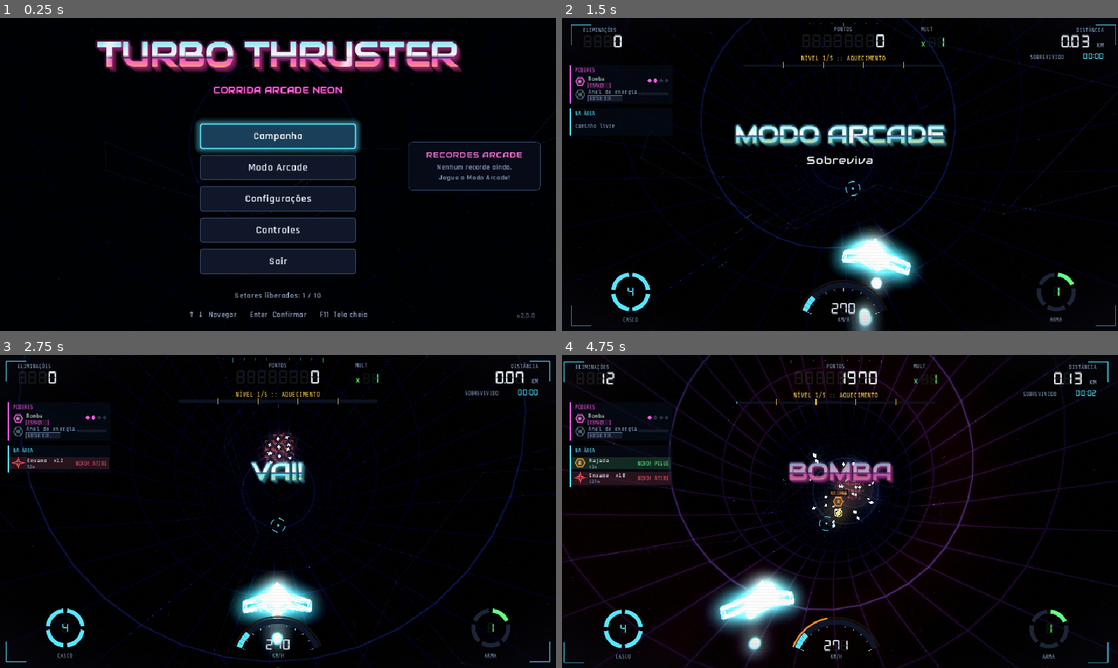
Above: before the commit, frames 1-4 (two rows, left to right).
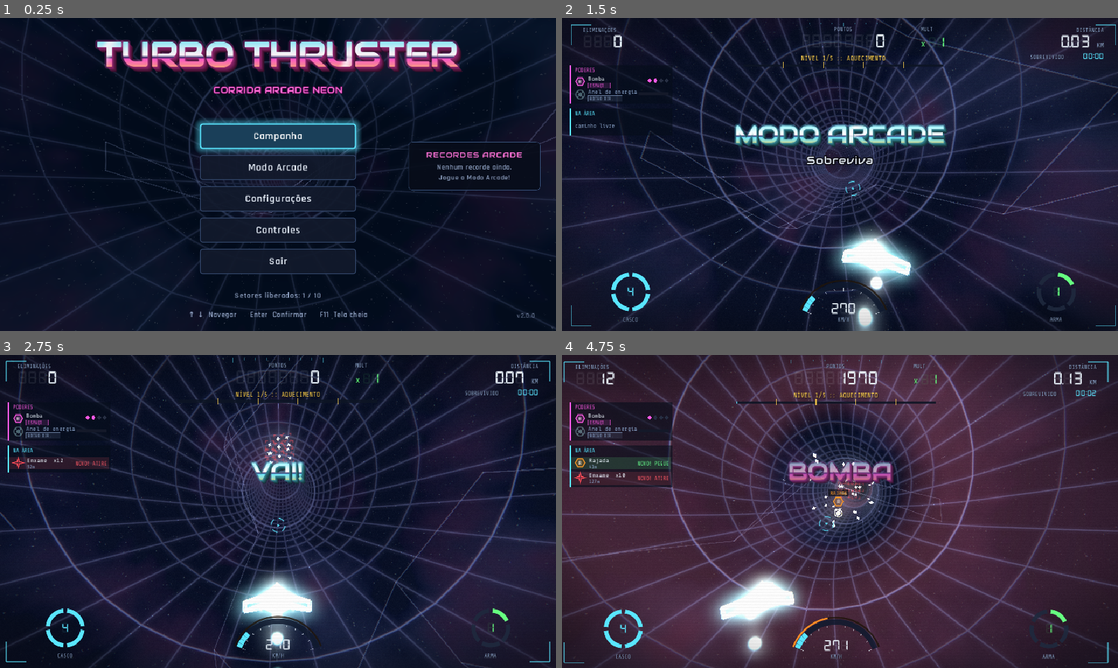
Above: after the commit, the same moments.

Repository: matthfaria96/turbo-thruster
Game: Godot game, scene res://main.tscn
Same seed, same stepped clock (60 frames per second), same inputs: the game is played once before the commit and once after it.
Inputs (mouse positions are in pixels of both pictures, inside the frame that each line leads up to):
- Up to frame 1 (0.25 s): no input
- Up to frame 2 (1.5 s): click "Modo Arcade" at 0.5 s; tap Enter (ui_accept) at 1.25 s; move the mouse to (962, 158) at 1.27 s; hold D (move_right) from 1.28 s (still down); hold Shift (charge) from 1.28 s (still down); click (962, 158) at 1.42 s
- Up to frame 3 (2.75 s): tap Enter (ui_accept) at 1.52, 2.27 s; move the mouse to (166, 527) at 2.02 s; release D (move_right) at 2.03 s; release Shift (charge) at 2.03 s; hold Down (ui_down) from 2.03 s (still down); tap J (fire) at 2.1 s
- Up to frame 4 (4.75 s): move the mouse to (895, 442) at 2.77 s; release Down (ui_down) at 2.78 s; hold D (move_right) 2.78-3.53 s; hold Q (nitro) 2.78-3.53 s; move the mouse to (812, 574) at 3.52 s; hold Up (ui_up) 3.53-4.28 s; tap Space (special) at 3.6 s; click (812, 574) at 3.67 s; tap Enter (ui_accept) at 3.77, 4.52 s; move the mouse to (1006, 558) at 4.27 s; hold A (move_left) from 4.28 s (still down); tap K at 4.35 s

The runs differ from the first frame. In frame 1, 76% of the frame differs, in the area x 0-100%, y 0-100%; in frame 2, 90%; in frame 3, 90%; in frame 4, 91%.

Commit message:
fix(web): restore dim neon colours in the Compatibility renderer
The Compatibility renderer used by the web build showed 3D colours as if
decoded from sRGB one extra time, so the tunnel, the nebula sky and other dim
neon went black. Every 3D shader now encodes its output once more there
(compat.gdshaderinc); the Mobile renderer is untouched. The web build also
renders at CSS resolution instead of HiDPI to keep the frame rate up.

Co-Authored-By: Claude Opus 5.5 <noreply@anthropic.com>

Diff:
--- a/project.godot
+++ b/project.godot
@@ -23,6 +23,7 @@
 window/stretch/mode="canvas_items"
 window/stretch/aspect="expand"
 window/vsync/vsync_mode=1
+window/dpi/allow_hidpi.web=false
 
 [rendering]
 
--- a/src/shaders/glow.gdshader
+++ b/src/shaders/glow.gdshader
@@ -1,6 +1,8 @@
 // Solid neon body: unshaded, rim-lit, HDR so the glow pass picks it up.
 shader_type spatial;
 render_mode unshaded, cull_back;
+
+#include "res://src/shaders/compat.gdshaderinc"
 
 uniform vec3 color : source_color = vec3(1.0);
 uniform float energy = 1.5;
@@ -11,4 +13,5 @@
 	float rim = 1.0 - clamp(dot(NORMAL, VIEW), 0.0, 1.0);
 	vec3 c = color * energy * (0.55 + 1.2 * rim * rim);
 	ALBEDO = mix(c, c * 1.5 + vec3(0.5), hit) * fade;
+	ALBEDO = compat_color(ALBEDO);
 }
--- a/src/shaders/neon_edge.gdshader
+++ b/src/shaders/neon_edge.gdshader
@@ -2,6 +2,8 @@
 // space. CUSTOM0.xyz holds the other endpoint, UV.x the side (-1/+1).
 shader_type spatial;
 render_mode unshaded, blend_add, depth_draw_never, cull_disabled, skip_vertex_transform;
+
+#include "res://src/shaders/compat.gdshaderinc"
 
 uniform vec3 color : source_color = vec3(1.0);
 uniform float energy = 2.4;
@@ -29,4 +31,5 @@
 	float core = smoothstep(0.0, 0.6, edge);
 	vec3 c = mix(color, vec3(1.0), 0.12 * core + hit * 0.35);
 	ALBEDO = c * energy * (0.35 + core) * (1.0 + pulse * 0.3) * fade * near_fade;
+	ALBEDO = compat_color(ALBEDO);
 }
--- a/src/shaders/neon_fill.gdshader
+++ b/src/shaders/neon_fill.gdshader
@@ -1,6 +1,8 @@
 // Translucent glassy face fill behind the neon edges.
 shader_type spatial;
 render_mode unshaded, blend_add, depth_draw_never, cull_disabled;
+
+#include "res://src/shaders/compat.gdshaderinc"
 
 uniform vec3 color : source_color = vec3(1.0);
 uniform float strength = 0.22;
@@ -13,4 +15,5 @@
 	float facing = abs(dot(NORMAL, VIEW));
 	float glass = mix(0.55, 1.0, 1.0 - facing);
 	ALBEDO = (color * strength * glass * (1.0 + pulse + hit * 2.0)) * fade;
+	ALBEDO = compat_color(ALBEDO);
 }
--- a/src/shaders/particle.gdshader
+++ b/src/shaders/particle.gdshader
@@ -1,6 +1,8 @@
 // Soft additive billboard used by particles, bullets and sparks.
 shader_type spatial;
 render_mode unshaded, blend_add, depth_draw_never, cull_disabled;
+
+#include "res://src/shaders/compat.gdshaderinc"
 
 uniform float energy = 2.5;
 uniform float core = 0.0;
@@ -25,4 +27,5 @@
 	vec3 c = mix(COLOR.rgb * tint.rgb, vec3(1.0), core * smoothstep(0.45, 0.8, d));
 	ALBEDO = c * energy * a;
 	ALPHA = COLOR.a * tint.a * a;
+	ALBEDO = compat_color(ALBEDO);
 }
--- a/src/shaders/sky.gdshader
+++ b/src/shaders/sky.gdshader
@@ -1,5 +1,7 @@
 // Deep-space nebula behind the translucent tunnel. Kept dim.
 shader_type sky;
+
+#include "res://src/shaders/compat.gdshaderinc"
 
 uniform vec3 color_a : source_color = vec3(0.05, 0.12, 0.25);
 uniform vec3 color_b : source_color = vec3(0.18, 0.05, 0.22);
@@ -37,4 +39,5 @@
 	vec3 neb = mix(color_a, color_b, smoothstep(0.35, 0.75, m)) * smoothstep(0.4, 0.85, n) * 0.9;
 	float stars = pow(hash(floor(d * 300.0)), 400.0) * 1.2;
 	COLOR = (neb + vec3(stars) * 0.6) * intensity;
+	COLOR = compat_color(COLOR);
 }
--- a/src/shaders/streak.gdshader
+++ b/src/shaders/streak.gdshader
@@ -2,6 +2,8 @@
 // X axis length = width. Always faces the camera around its own axis.
 shader_type spatial;
 render_mode unshaded, blend_add, depth_draw_never, cull_disabled, skip_vertex_transform;
+
+#include "res://src/shaders/compat.gdshaderinc"
 
 uniform float energy = 3.0;
 uniform float core = 0.6;
@@ -28,4 +30,5 @@
 	ALBEDO = c * energy * a;
 	ALBEDO *= near_fade;
 	ALPHA = COLOR.a * a * near_fade;
+	ALBEDO = compat_color(ALBEDO);
 }
--- a/src/shaders/tunnel.gdshader
+++ b/src/shaders/tunnel.gdshader
@@ -4,6 +4,8 @@
 // the ship speeds up. Base brightness stays below the glow threshold.
 shader_type spatial;
 render_mode unshaded, cull_disabled, blend_mix, depth_draw_never;
+
+#include "res://src/shaders/compat.gdshaderinc"
 
 uniform vec3 tint : source_color = vec3(0.3, 0.5, 1.0);
 uniform float brightness = 1.0;
@@ -58,4 +60,5 @@
 	vec3 panel = tint * 0.035 + vec3(0.0, 0.004, 0.012);
 	ALBEDO = (panel + lines + tint * streak) * fade + vec3(flash) * (0.3 + major);
 	ALPHA = clamp(0.7 + light * 0.4 + wave + streak * 0.3, 0.0, 1.0) * smoothstep(0.06, 0.45, fade);
+	ALBEDO = compat_color(ALBEDO);
 }
--- a/src/shaders/vortex.gdshader
+++ b/src/shaders/vortex.gdshader
@@ -1,6 +1,8 @@
 // Swirling portal disc.
 shader_type spatial;
 render_mode unshaded, blend_add, cull_disabled, depth_draw_never;
+
+#include "res://src/shaders/compat.gdshaderinc"
 
 uniform vec3 color : source_color = vec3(0.4, 0.85, 1.0);
 uniform float intensity = 1.0;
@@ -14,4 +16,5 @@
 	vec3 c = mix(color, vec3(1.0), smoothstep(0.4, 0.0, r));
 	ALBEDO = c * (0.35 + swirl * 0.9) * mask * intensity * 1.8;
 	ALPHA = mask;
+	ALBEDO = compat_color(ALBEDO);
 }
Not shown, added: src/shaders/compat.gdshaderinc
Not shown, added: src/shaders/compat.gdshaderinc.uid
